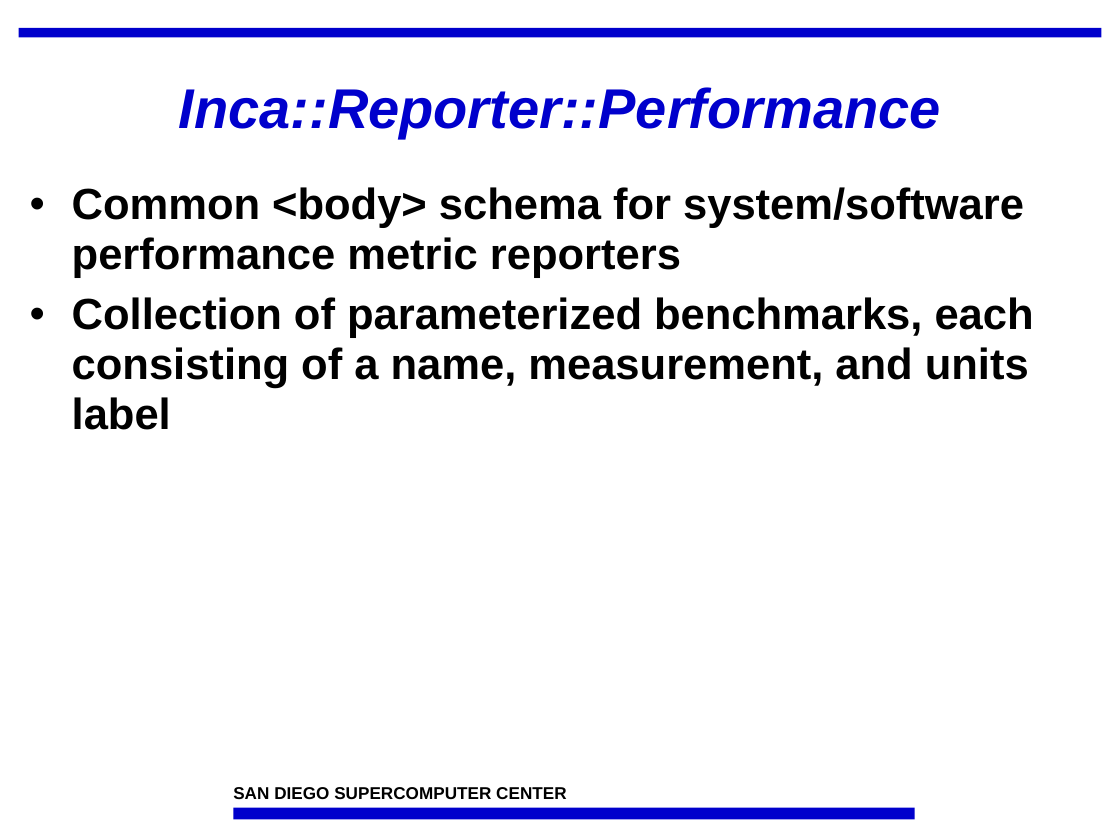
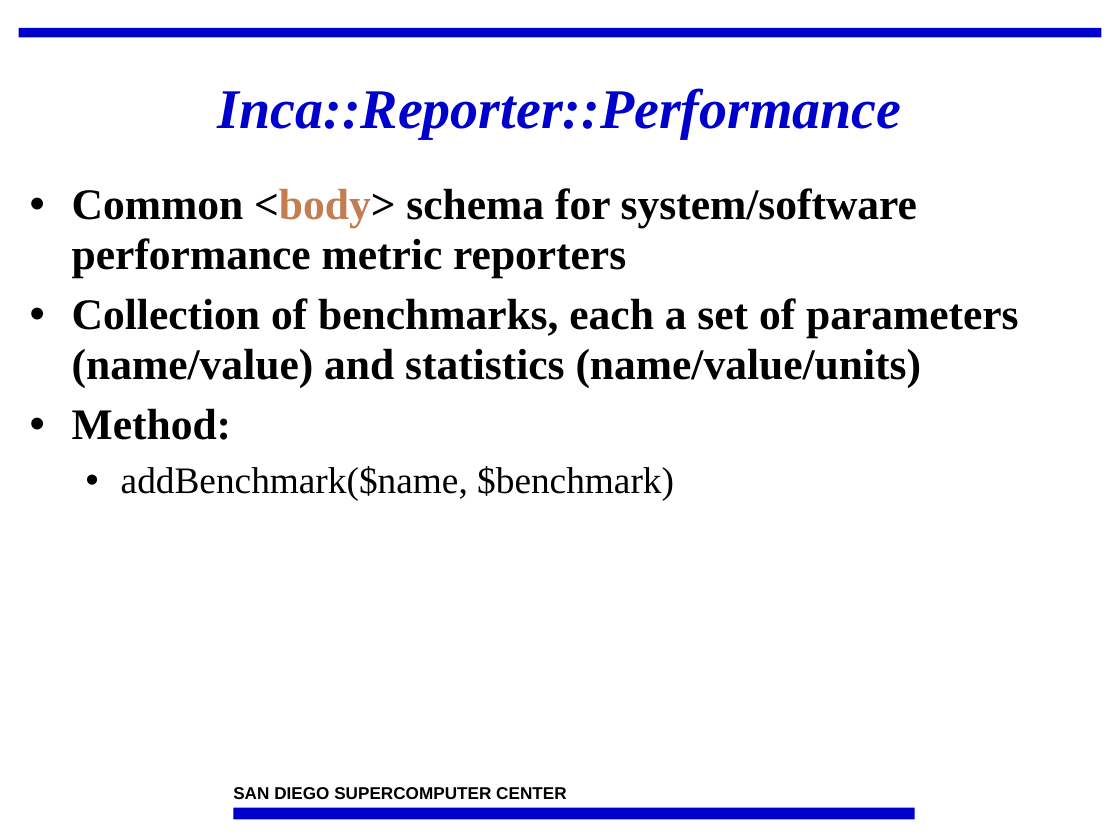
Before and after one commit to IncaProject/inca-xsede, a slide deck: slide 22 of talks/incaReporters.ppt (slide 18 before the commit). Drawn at 1120x840 pixels with LibreOffice and Linux fonts; fonts in the diff are those of the drawing; background and template pictures are left out. Boxes give left, top, right and bottom in pixels: in the first picture for what was removed or moved away, otherwise in the second. Text is boxed around its words. In the diff, an @@ line names an element or a change of style, - is before the commit and + after.

```diff
--- a/talks/incaReporters.ppt
+++ b/talks/incaReporters.ppt
@@ title "Inca::Reporter::Performance" at (218,88,902,139): font Arial to Times New Roman @@
@@ text at (72,188,917,277): font Arial to Times New Roman in "Common <body> schema for system/software performance metric ..."; text colour #000000 to #C27D52 in "<body>" @@
@@ text at (72,298,1019,500): text changed; font Arial to Times New Roman @@
-• Collection of parameterized benchmarks, each consisting of a name, measurement, and units label
+• Collection of benchmarks, each a set of parameters (name/value) and statistics (name/value/units)
+• Method:
+  • addBenchmark($name, $benchmark)
```
Also in this commit, not shown: 22 other slides changed, 5 slides added.
